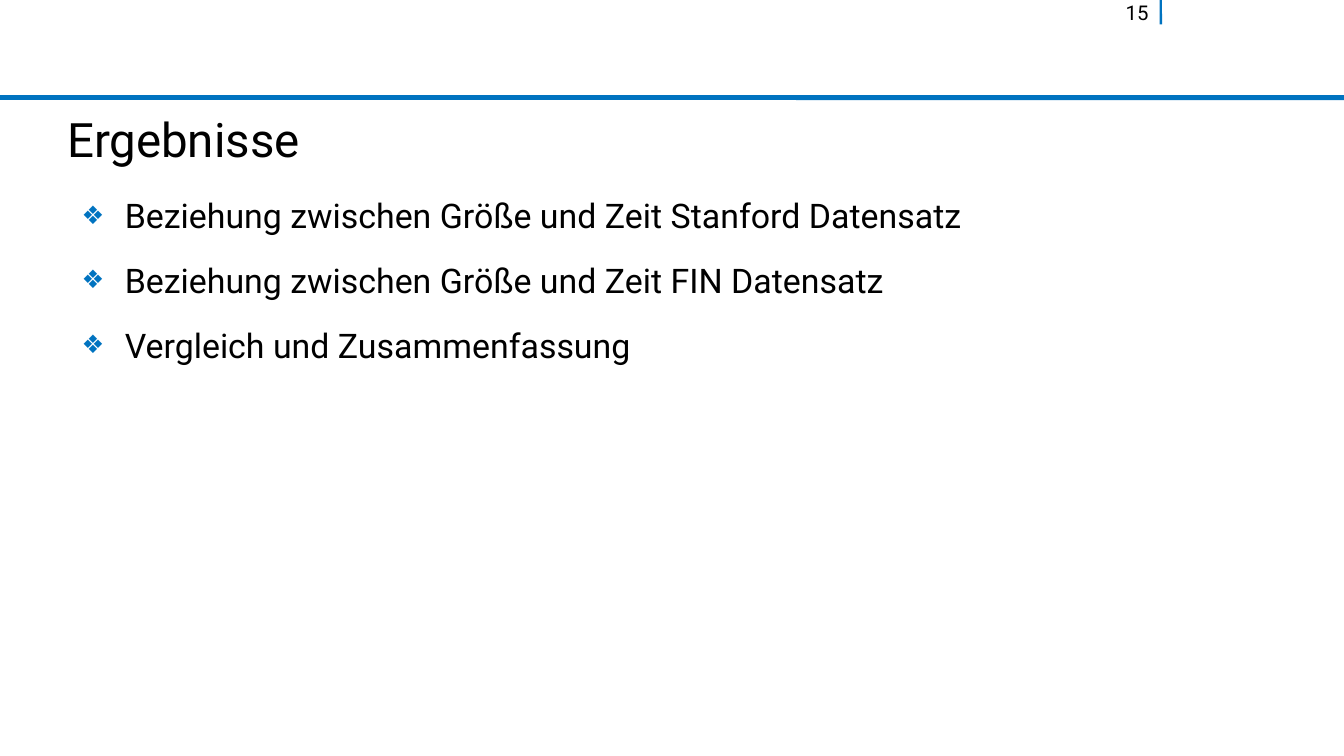
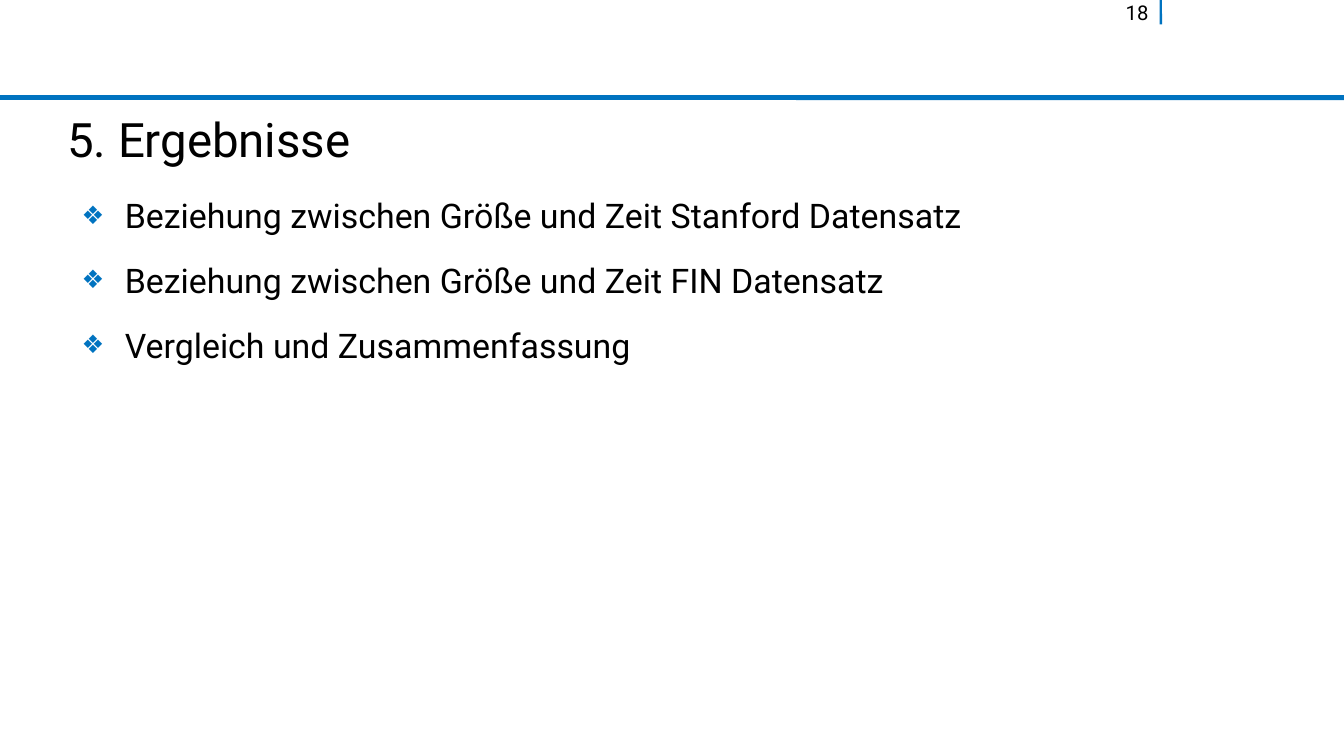
Before and after one commit to rocketman123456/Comparison-of-Real-Time-Plane-Detection-Algorithms, a slide deck: slide 18 of fin-prasentationsvorlage-libreoffice.odp (slide 15 before the commit). Drawn at 1344x756 pixels with LibreOffice and Linux fonts; fonts in the diff are those of the drawing; background and template pictures are left out. Boxes give left, top, right and bottom in pixels: in the first picture for what was removed or moved away, otherwise in the second. Text is boxed around its words. In the diff, an @@ line names an element or a change of style, - is before the commit and + after.

```diff
--- a/fin-prasentationsvorlage-libreoffice.odp
+++ b/fin-prasentationsvorlage-libreoffice.odp
@@ page number at (x1=1126, y1=5, x2=1149, y2=21): text changed @@
-15
+18
@@ title at (x1=67, y1=121, x2=350, y2=167): text changed @@
-Ergebnisse
+5. Ergebnisse
```
Also in this commit, not shown: 11 other slides changed, 5 slides added, 1 slide removed.
